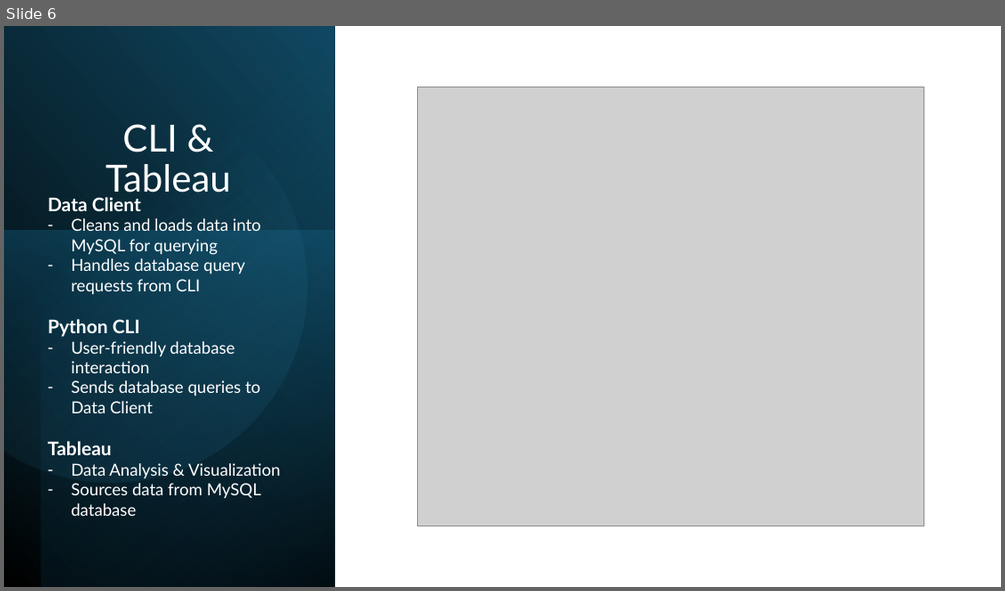
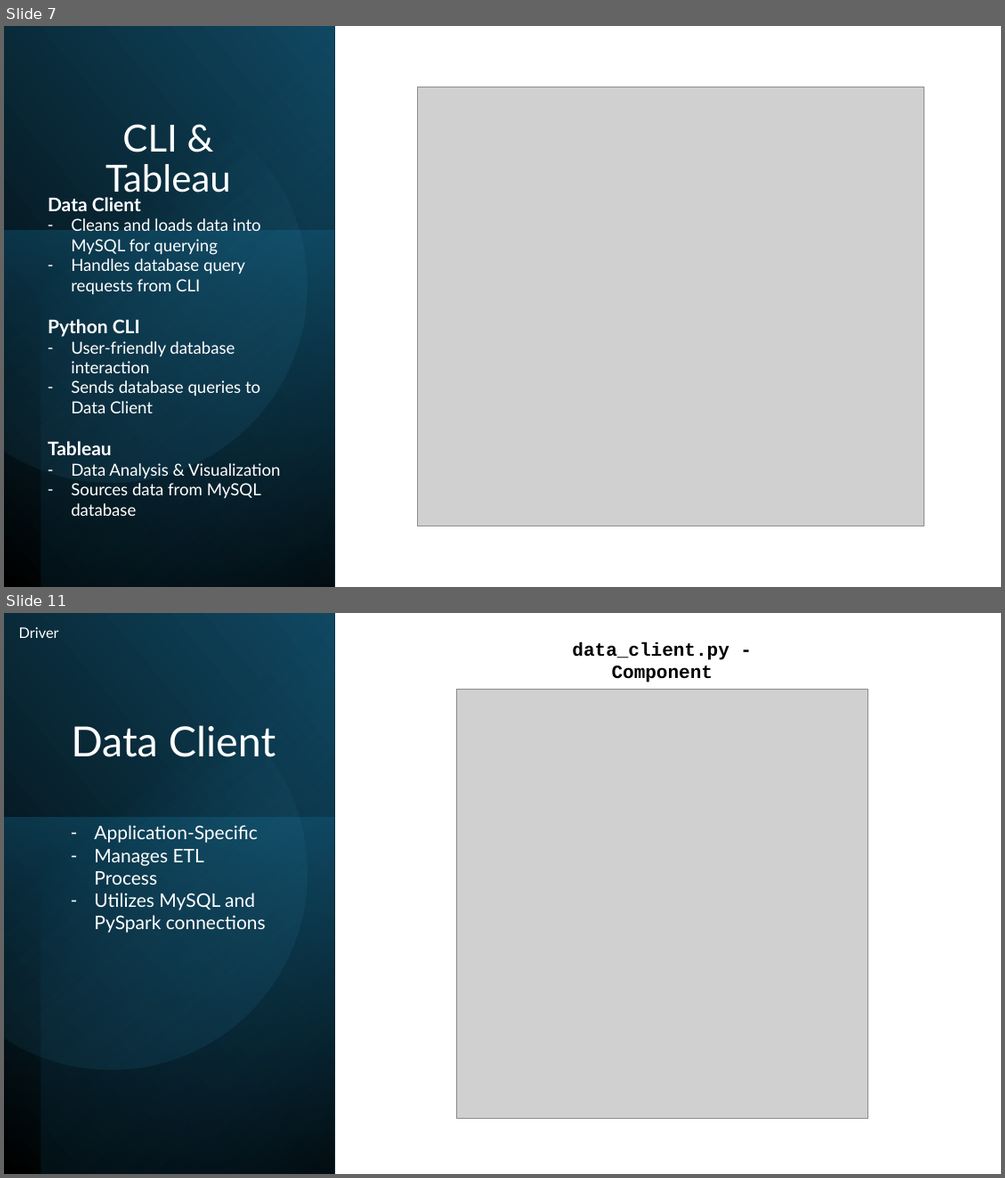
Before and after one commit to kencopas/Projects, a slide deck: Capstone/docs/Project Presentation.pptx. Shown one above the other, each under a label of ours: slide 6 before the commit, slides 7 and 11 after it; the slides between them are not shown. The pictures are 1005x591 and 1005x1178 pixels, drawn with LibreOffice and Linux fonts; fonts in the diff are those of the drawing; grey boxes stand for pictures. Boxes give left, top, right and bottom in pixels: in the first picture for what was removed or moved away, otherwise in the second. Text is boxed around its words. In the diff, an @@ line names an element or a change of style, - is before the commit and + after.

Commit message:
Updated Documents; Included csv data

```diff
--- a/Capstone/docs/Project Presentation.pptx
+++ b/Capstone/docs/Project Presentation.pptx
@@ slide 11 added at [4, 613, 1001, 1174], background #FFFFFF @@
@@ rectangle added at [4, 613, 334, 1174], fill gradient #000000 to #104862 @@
@@ text added at [19, 627, 59, 638], 14 pt, text #FFFFFF @@
+Driver
@@ rectangle added at [41, 613, 334, 1174], fill gradient #000000 to #156082 @@
@@ freeform shape added at [4, 652, 342, 1104], fill gradient #46B1E1 to #104862 @@
@@ text added at [572, 642, 728, 682], 18 pt, text #000000, bold @@
+data_client.py - Component
@@ picture added at [456, 690, 868, 1118] @@
@@ title added at [71, 725, 275, 757], 40 pt, text #FFFFFF @@
+Data Client
@@ rectangle added at [4, 818, 334, 1174], fill gradient #156082 to #0B3041 @@
@@ text added at [94, 825, 266, 933], 18 pt, text #FFFFFF @@
+– Application-Specific
+– Manages ETL Process
+– Utilizes MySQL and PySpark connections
@@ what was slide 6 is now slide 7 @@
```
Also in this commit, not shown: 4 slides changed, 9 other slides added, 2 slides removed, 17 other files.
